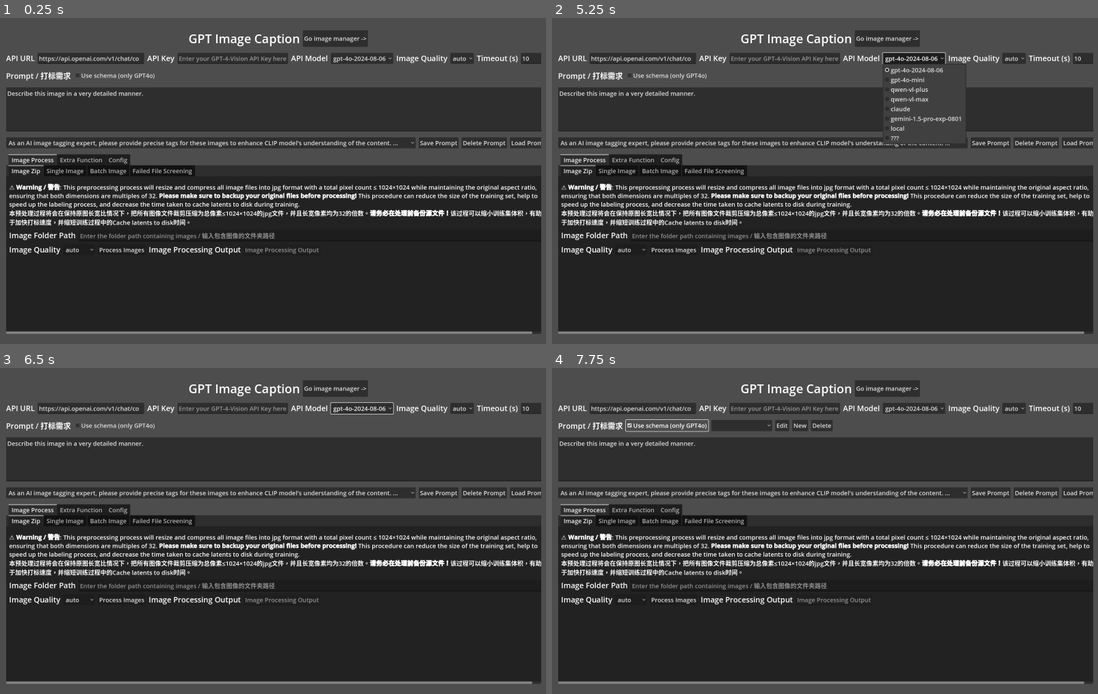
Above: before the commit, frames 1-4 (two rows, left to right).
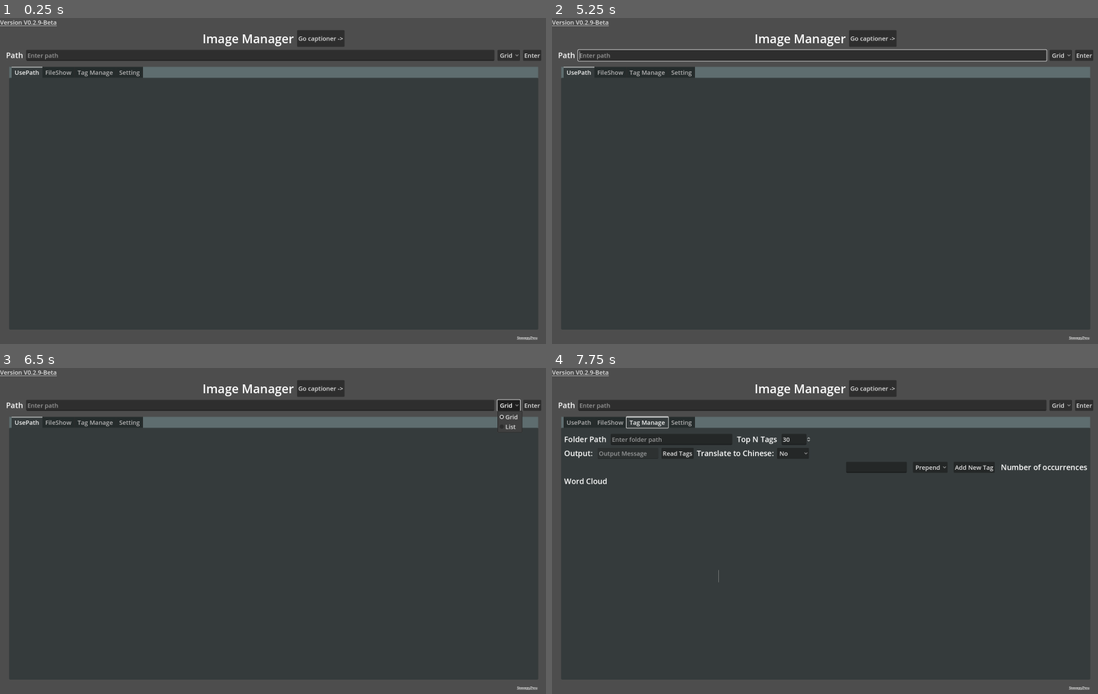
Above: after the commit, the same moments.

Repository: SleeeepyZhou/VLMCaption-TagCraft
Game: Godot game, scene res://Resources/main.tscn
Two runs of this game, one before a commit and one after it. Both use one fixed random seed, a clock stepped at 60 frames per second and the inputs below.
Inputs (mouse positions are in pixels of both pictures, inside the frame that each line leads up to):
- Up to frame 1 (0.25 s): no input
- Up to frame 2 (5.25 s): click "Go image manager ->" (after the commit: "Go captioner ->") at 0.5 s; click "Go captioner ->" (after the commit: "Go image manager ->") at 1.25 s; click "Go image manager ->" (after the commit: "Go captioner ->") at 2 s; click "Go captioner ->" (after the commit: "Go image manager ->") at 2.75 s; click (1081, 53) at 3.5 s, where only the run after the commit has a clickable "Enter"; click (1081, 53) at 4.25 s, where only the run after the commit has a clickable "Enter"; click (912, 57) at 5 s, where only the run before the commit has a clickable "gpt-4o-2024-08-06"
- Up to frame 3 (6.5 s): click (507, 403) at 5.75 s, where only the run after the commit has a clickable "Grid"
- Up to frame 4 (7.75 s): click (1016, 407) at 6.5 s, where only the run before the commit has a clickable "auto"; click (666, 426) at 7.25 s, where only the run before the commit has a clickable "Use schema (only GPT4o)"

The runs differ from the first frame. In frame 1, 54% of the frame differs, in the area x 0-100%, y 0-99%; in frame 2, 55%; in frame 3, 54%; in frame 4, 56%.
Error after the commit: Invalid access to property or key 'tag_name' on a base object of type 'Nil'. (res://Lib/Version.gd:10)

Commit message:
Add check and update function

Diff:
--- a/Lib/ImageProcess/SingleProcess.gd
+++ b/Lib/ImageProcess/SingleProcess.gd
@@ -21,7 +21,8 @@
 
 func _on_line_edit_text_submitted(new_text):
 	var path : String = new_text
-	if !path.get_extension().is_empty() and Global.IMAGE_TYPE.has(path.get_extension().to_upper()) and visible:
+	if !path.get_extension().is_empty() and Global.IMAGE_TYPE.has(\
+			path.get_extension().to_upper()) and visible:
 		var image = Image.load_from_file(path)
 		$SingleImage/UpOut/ImageUp/LineEdit.position.y = 0
 		$SingleImage/UpOut/ImageUp/Label.visible = false
--- /dev/null
+++ b/Lib/Version.gd
@@ -0,0 +1,172 @@
+extends LinkButton
+
+var releases_url = "https://api.github.com/repos/SleeeepyZhou/VLMCaption-TagCraft/releases/latest"
+@export var version = "V0.2.9-Beta"
+
+func _ready():
+	text = "Version " + version
+	var temp_an = await retry_get()
+	var an = JSON.parse_string(temp_an)
+	var new_version = an["tag_name"]
+	if new_version == version:
+		$"../Tip".text = "already latest"
+		$"../Tip".underline = LinkButton.UNDERLINE_MODE_NEVER
+	else:
+		$"../Tip".text = "new version " + an["tag_name"] + " available for download."
+		$"../Tip".underline = LinkButton.UNDERLINE_MODE_ALWAYS
+		var win_download : String = ""
+		var lin_download : String = ""
+		for v in an["assets"]:
+			if "WIN" in v["name"].to_upper():
+				win_download = v["browser_download_url"]
+			elif "LINUX" in v["name"].to_upper():
+				lin_download = v["browser_download_url"]
+		if OS.get_name() == "Windows":
+			$"../Tip".uri = win_download
+		elif OS.get_name() == "Linux":
+			$"../Tip".uri = lin_download
+
+# 重试方法
+const RETRY_ATTEMPTS = 5
+var retry_times : int = 0
+const status_list = [429, 500, 502, 503, 504]
+func retry_get():
+	# 建立请求
+	var http_request = HTTPRequest.new()
+	add_child(http_request)
+	http_request.timeout = 10
+	var error = http_request.request(releases_url)
+	if error != OK:
+		return "Error: " + error_string(error)
+
+	# 发起成功
+	var received = await http_request.request_completed
+	http_request.queue_free()
+	if received[0] != 0:
+		return "Error: " + ClassDB.class_get_enum_constants("HTTPRequest", "Result")[received[0]]
+
+	# 重试策略
+	if retry_times > RETRY_ATTEMPTS:
+		return "Error: Retry count exceeded"
+	elif received[1] != 200 and status_list.has(received[1]) and retry_times <= RETRY_ATTEMPTS:
+		retry_times += 1
+		await get_tree().create_timer(2 ** (retry_times - 1)).timeout
+		return await retry_get()
+	elif received[1] == 200:
+		var result : String = received[3].get_string_from_utf8()
+		if "error" in result:
+			return "Get_Error: " + result
+		else:
+			return result
+	else:
+		return "Error: Unknown error. Status:" + str(received[1]) + received[3].get_string_from_utf8()
+'''
+tag_name
+browser_download_url
+{
+	"url":"https://api.github.com/repos/SleeeepyZhou/VLMCaption-TagCraft/releases/176266941",
+	"assets_url":"https://api.github.com/repos/SleeeepyZhou/VLMCaption-TagCraft/releases/176266941/assets",
+	"upload_url":"https://uploads.github.com/repos/SleeeepyZhou/VLMCaption-TagCraft/releases/176266941/assets{?name,label}",
+	"html_url":"https://github.com/SleeeepyZhou/VLMCaption-TagCraft/releases/tag/V0.2.9-Beta",
+	"id":176266941,
+	"author":{
+		"login":"SleeeepyZhou",
+		"id":80639626,
+		"node_id":"MDQ6VXNlcjgwNjM5NjI2",
+		"avatar_url":"https://avatars.githubusercontent.com/u/80639626?v=4",
+		"gravatar_id":"",
+		"url":"https://api.github.com/users/SleeeepyZhou",
+		"html_url":"https://github.com/SleeeepyZhou",
+		"followers_url":"https://api.github.com/users/SleeeepyZhou/followers",
+		"following_url":"https://api.github.com/users/SleeeepyZhou/following{/other_user}",
+		"gists_url":"https://api.github.com/users/SleeeepyZhou/gists{/gist_id}",
+		"starred_url":"https://api.github.com/users/SleeeepyZhou/starred{/owner}{/repo}",
+		"subscriptions_url":"https://api.github.com/users/SleeeepyZhou/subscriptions",
+		"organizations_url":"https://api.github.com/users/SleeeepyZhou/orgs",
+		"repos_url":"https://api.github.com/users/SleeeepyZhou/repos",
+		"events_url":"https://api.github.com/users/SleeeepyZhou/events{/privacy}",
+		"received_events_url":"https://api.github.com/users/SleeeepyZhou/received_events",
+		"type":"User",
+		"site_admin":false
+				},
+	"node_id":"RE_kwDOMiwPNM4KgZ69",
+	"tag_name":"V0.2.9-Beta",
+	"target_commitish":"main",
+	"name":"V0.2.9-Beta",
+	"draft":false,
+	"prerelease":false,
+	"created_at":"2024-09-06T15:19:39Z",
+	"published_at":"2024-09-22T07:15:10Z",
+	"assets":[
+		{
+			"url":"https://api.github.com/repos/SleeeepyZhou/VLMCaption-TagCraft/releases/assets/194144830",
+			"id":194144830,"node_id":"RA_kwDOMiwPNM4Lkmo-",
+			"name":"Linux.V0.2.9-beta.zip",
+			"label":null,
+			"uploader":{
+				"login":"SleeeepyZhou",
+				"id":80639626,
+				"node_id":"MDQ6VXNlcjgwNjM5NjI2",
+				"avatar_url":"https://avatars.githubusercontent.com/u/80639626?v=4",
+				"gravatar_id":"",
+				"url":"https://api.github.com/users/SleeeepyZhou",
+				"html_url":"https://github.com/SleeeepyZhou",
+				"followers_url":"https://api.github.com/users/SleeeepyZhou/followers",
+				"following_url":"https://api.github.com/users/SleeeepyZhou/following{/other_user}",
+				"gists_url":"https://api.github.com/users/SleeeepyZhou/gists{/gist_id}",
+				"starred_url":"https://api.github.com/users/SleeeepyZhou/starred{/owner}{/repo}",
+				"subscriptions_url":"https://api.github.com/users/SleeeepyZhou/subscriptions",
+				"organizations_url":"https://api.github.com/users/SleeeepyZhou/orgs",
+				"repos_url":"https://api.github.com/users/SleeeepyZhou/repos",
+				"events_url":"https://api.github.com/users/SleeeepyZhou/events{/privacy}",
+				"received_events_url":"https://api.github.com/users/SleeeepyZhou/received_events",
+				"type":"User",
+				"site_admin":false
+						},
+			"content_type":"application/x-zip-compressed",
+			"state":"uploaded",
+			"size":22478031,
+			"download_count":1,
+			"created_at":"2024-09-22T07:14:44Z",
+			"updated_at":"2024-09-22T07:14:53Z",
+			"browser_download_url":"https://github.com/SleeeepyZhou/VLMCaption-TagCraft/releases/download/V0.2.9-Beta/Linux.V0.2.9-beta.zip"
+		},{
+			"url":"https://api.github.com/repos/SleeeepyZhou/VLMCaption-TagCraft/releases/assets/194144835",
+			"id":194144835,
+			"node_id":"RA_kwDOMiwPNM4LkmpD",
+			"name":"TagCraft.winV0.2.9-beta_x86_64.zip",
+			"label":null,
+			"uploader":{
+				"login":"SleeeepyZhou",
+				"id":80639626,
+				"node_id":"MDQ6VXNlcjgwNjM5NjI2",
+				"avatar_url":"https://avatars.githubusercontent.com/u/80639626?v=4",
+				"gravatar_id":"",
+				"url":"https://api.github.com/users/SleeeepyZhou",
+				"html_url":"https://github.com/SleeeepyZhou",
+				"followers_url":"https://api.github.com/users/SleeeepyZhou/followers",
+				"following_url":"https://api.github.com/users/SleeeepyZhou/following{/other_user}",
+				"gists_url":"https://api.github.com/users/SleeeepyZhou/gists{/gist_id}",
+				"starred_url":"https://api.github.com/users/SleeeepyZhou/starred{/owner}{/repo}",
+				"subscriptions_url":"https://api.github.com/users/SleeeepyZhou/subscriptions",
+				"organizations_url":"https://api.github.com/users/SleeeepyZhou/orgs",
+				"repos_url":"https://api.github.com/users/SleeeepyZhou/repos",
+				"events_url":"https://api.github.com/users/SleeeepyZhou/events{/privacy}",
+				"received_events_url":"https://api.github.com/users/SleeeepyZhou/received_events",
+				"type":"User",
+				"site_admin":false
+						},
+			"content_type":"application/x-zip-compressed",
+			"state":"uploaded",
+			"size":18367993,
+			"download_count":3,
+			"created_at":"2024-09-22T07:14:53Z",
+			"updated_at":"2024-09-22T07:14:57Z",
+			"browser_download_url":"https://github.com/SleeeepyZhou/VLMCaption-TagCraft/releases/download/V0.2.9-Beta/TagCraft.winV0.2.9-beta_x86_64.zip"
+		}
+			],
+	"tarball_url":"https://api.github.com/repos/SleeeepyZhou/VLMCaption-TagCraft/tarball/V0.2.9-Beta",
+	"zipball_url":"https://api.github.com/repos/SleeeepyZhou/VLMCaption-TagCraft/zipball/V0.2.9-Beta",
+	"body":"**Full Changelog**: https://github.com/SleeeepyZhou/VLMCaption-TagCraft/compare/V0.2.5-Beta...V0.2.9-Beta"
+}
+'''
--- a/Resources/main.tscn
+++ b/Resources/main.tscn
@@ -16,6 +16,7 @@
 [ext_resource type="Script" path="res://Lib/TagManager/TagManage.gd" id="12_gfwdk"]
 [ext_resource type="PackedScene" uid="uid://xfdbm2x43mva" path="res://Lib/TagManager/WordCloud.tscn" id="13_7lw0r"]
 [ext_resource type="Script" path="res://Lib/Extra/JsonSchema/Editbox.gd" id="14_1v20b"]
+[ext_resource type="Script" path="res://Lib/Version.gd" id="17_pxkdy"]
 
 [node name="Control" type="Control"]
 layout_mode = 3
@@ -46,7 +47,6 @@
 color = Color(1, 1, 1, 0)
 
 [node name="ImageManager" type="MarginContainer" parent="."]
-visible = false
 layout_mode = 1
 anchors_preset = 15
 anchor_right = 1.0
@@ -418,6 +418,7 @@
 vertical_alignment = 1
 
 [node name="Captioner" type="MarginContainer" parent="."]
+visible = false
 layout_mode = 1
 offset_right = 1800.0
 offset_bottom = 1080.0
@@ -1168,6 +1169,20 @@
 [node name="Esc" type="Button" parent="Editbox/VBoxContainer/HBoxContainer"]
 layout_mode = 2
 text = "Back to main ->"
+
+[node name="VersionBox" type="HBoxContainer" parent="."]
+layout_mode = 0
+offset_right = 40.0
+offset_bottom = 40.0
+
+[node name="Version" type="LinkButton" parent="VersionBox"]
+layout_mode = 2
+uri = "https://github.com/SleeeepyZhou/VLMCaption-TagCraft/releases"
+script = ExtResource("17_pxkdy")
+
+[node name="Tip" type="LinkButton" parent="VersionBox"]
+layout_mode = 2
+theme_override_colors/font_color = Color(1, 0, 0, 1)
 
 [connection signal="pressed" from="ImageManager/Main/Buttun/Go" to="." method="_on_gocaption_pressed"]
 [connection signal="text_submitted" from="ImageManager/Main/PathBox/Path" to="ImageManager/Main/Tabbox/Manager" method="_on_enter_pressed"]
Not shown: 1 places in Resources/main.tscn that only renumber resources
